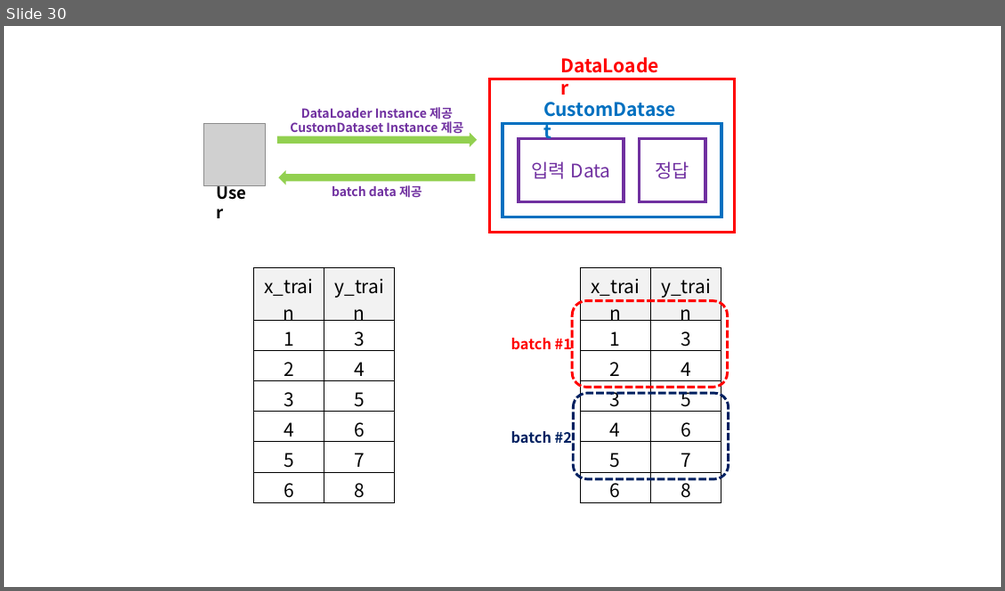
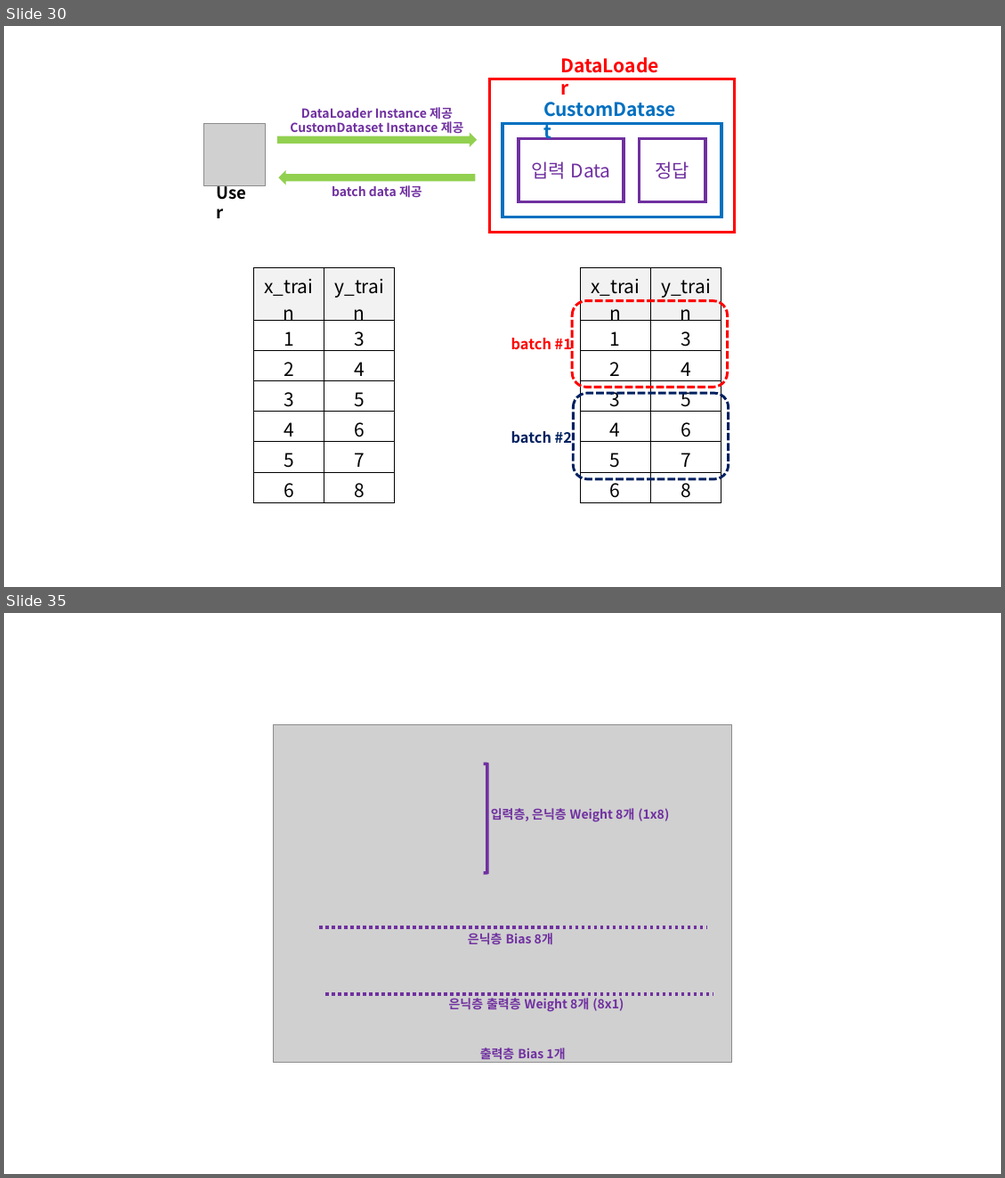
Before and after one commit to doalongwith/Pytorch, a slide deck: Pytorch_Image.pptx. Shown one above the other, each under a label of ours: slide 30 before the commit, slides 30 and 35 after it; the slides between them are not shown. The pictures are 1005x591 and 1005x1178 pixels, drawn with LibreOffice and Linux fonts; fonts in the diff are those of the drawing; grey boxes stand for pictures. Boxes give left, top, right and bottom in pixels: in the first picture for what was removed or moved away, otherwise in the second. Text is boxed around its words. In the diff, an @@ line names an element or a change of style, - is before the commit and + after.

```diff
--- a/Pytorch_Image.pptx
+++ b/Pytorch_Image.pptx
@@ slide 35 added at (4,613,1001,1174), background #FFFFFF @@
@@ picture added at (273,724,732,1062) @@
@@ right bracket added at (484,764,487,873), outline #7030A0 3 pt @@
@@ text added at (491,808,669,822), 12 pt, text #7030A0, bold @@
+입력층, 은닉층 Weight 8개 (1x8)
@@ line added from (320, 927) to (707, 927), #7030A0 3 pt dashed @@
@@ text added at (468,933,553,945), 12 pt, text #7030A0, bold @@
+은닉층 Bias 8개
@@ line added from (325, 995) to (713, 995), #7030A0 3 pt dashed @@
@@ text added at (449,997,623,1012), 12 pt, text #7030A0, bold @@
+은닉층 출력층 Weight 8개 (8x1)
@@ text added at (480,1047,565,1059), 12 pt, text #7030A0, bold @@
+출력층 Bias 1개
```
Also in this commit, not shown: 4 other slides added, 8 other files.
